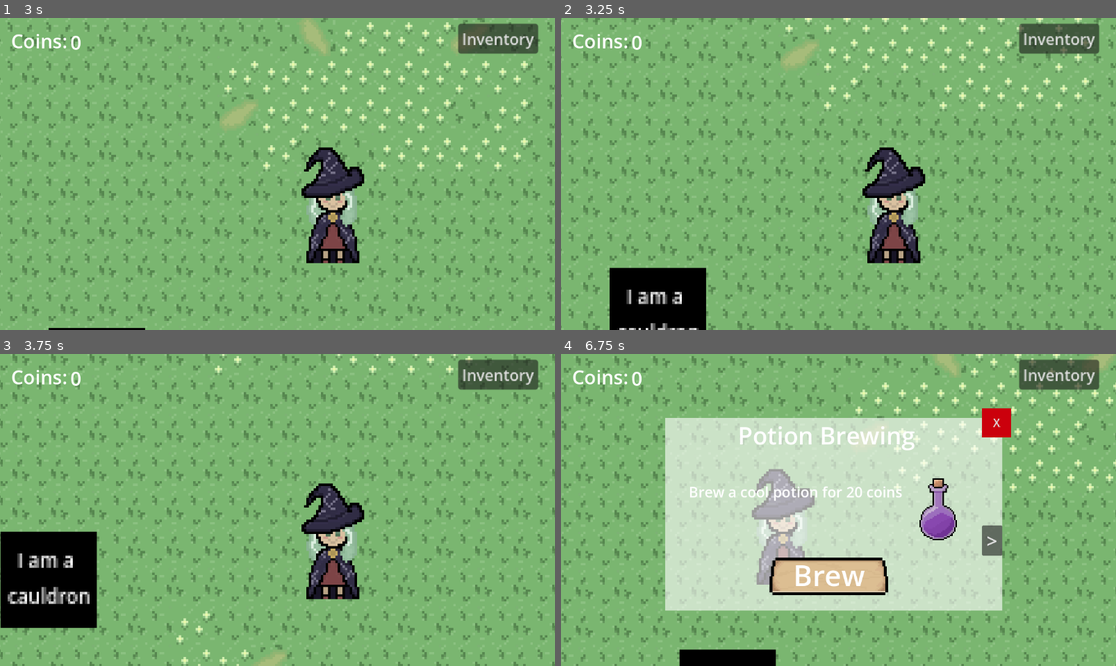
Above: before the commit, frames 1-4 (two rows, left to right).
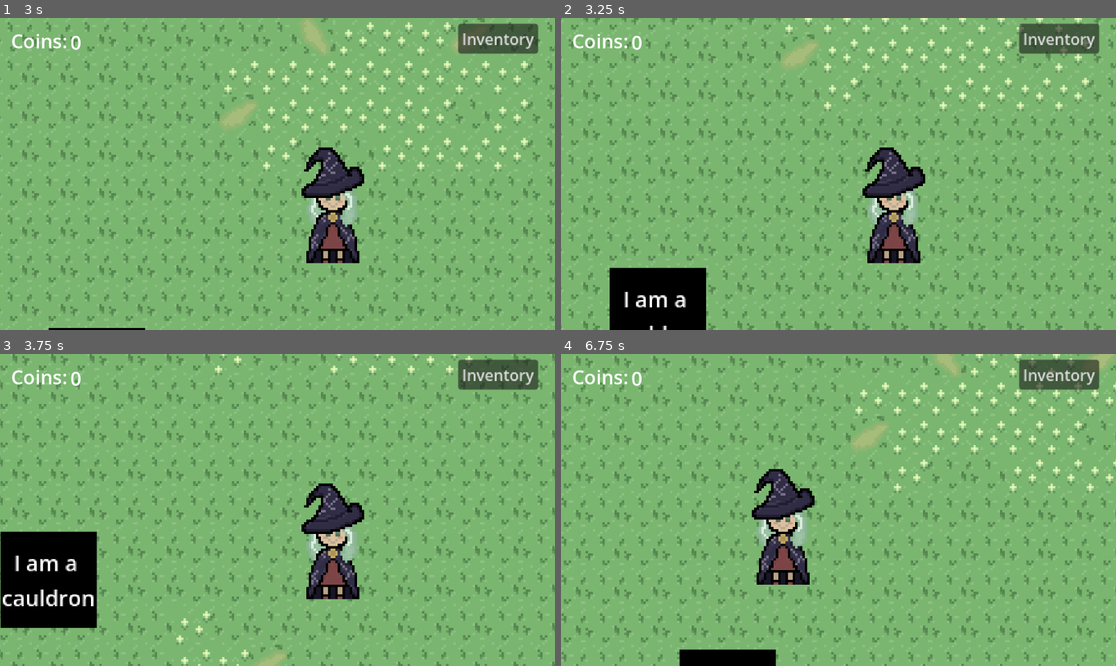
Above: after the commit, the same moments.

Repository: knguyen3-skl/github_tut
Game: Godot game, scene res://scenes/level.tscn
Same seed, same stepped clock (60 frames per second), same inputs: the game is played once before the commit and once after it.
Inputs:
- Up to frame 1 (3 s): click "Inventory" at 0.5 s; click "X" at 1.25 s; tap Enter at 2 s; hold Right (ui_right) 2.03-2.78 s; hold E 2.03-2.78 s; hold Down (ui_down) from 2.78 s (still down); tap E at 2.85 s
- Up to frame 2 (3.25 s): keep holding Down (ui_down)
- Up to frame 3 (3.75 s): release Down (ui_down) at 3.53 s; hold Right (ui_right) from 3.53 s (still down); hold E from 3.53 s (still down)
- Up to frame 4 (6.75 s): release Right (ui_right) at 4.28 s; release E at 4.28 s; hold Up (ui_up) 4.28-5.03 s; tap E at 4.35, 5.85 s; hold E 5.03-5.78 s; hold Left (ui_left) 5.03-6.53 s; hold Down (ui_down) from 6.53 s (still down); hold E from 6.53 s (still down)

Frame 1 is identical in both runs. In frame 2, 0.5% of the frame differs, in the area x 10-25%, y 87-100%; in frame 3, 1.0%; in frame 4, 38%, in the area x 18-82%, y 17-83%.

Commit message:
hides inventory/ brewing + bug

Diff:
--- a/witchery/scenes/cauldron.tscn
+++ b/witchery/scenes/cauldron.tscn
@@ -3,7 +3,7 @@
 [ext_resource type="Script" uid="uid://pl5kl0tg15k2" path="res://scripts/cauldron.gd" id="1_bi80w"]
 
 [sub_resource type="RectangleShape2D" id="RectangleShape2D_ke1ri"]
-size = Vector2(40, 40)
+size = Vector2(80, 80)
 
 [sub_resource type="RectangleShape2D" id="RectangleShape2D_bi80w"]
 size = Vector2(40, 40)
@@ -12,47 +12,47 @@
 script = ExtResource("1_bi80w")
 
 [node name="ColorRect" type="ColorRect" parent="." unique_id=1129233343]
-offset_right = 40.0
-offset_bottom = 40.0
+offset_right = 80.0
+offset_bottom = 80.0
 color = Color(0, 0, 0, 1)
 
 [node name="Label" type="Label" parent="." unique_id=1866307058]
 texture_filter = 1
-offset_left = 3.0
-offset_top = 6.0
-offset_right = 38.0
-offset_bottom = 33.0
-theme_override_font_sizes/font_size = 8
+offset_left = 1.0
+offset_top = 13.0
+offset_right = 79.0
+offset_bottom = 68.0
+theme_override_font_sizes/font_size = 18
 text = "I am a
 cauldron"
 horizontal_alignment = 1
 
 [node name="CollisionShape2D" type="CollisionShape2D" parent="." unique_id=71577491]
-position = Vector2(20, 20)
+position = Vector2(40, 40)
 shape = SubResource("RectangleShape2D_ke1ri")
 
 [node name="Area2D" type="Area2D" parent="." unique_id=386242607]
 
 [node name="CollisionShape2D" type="CollisionShape2D" parent="Area2D" unique_id=15018428]
-position = Vector2(20, 20)
-scale = Vector2(2.5, 2.5)
+position = Vector2(40, 40)
+scale = Vector2(3, 3)
 shape = SubResource("RectangleShape2D_bi80w")
 
 [node name="ColorRect2" type="ColorRect" parent="." unique_id=1277177500]
-offset_left = 12.0
-offset_top = 12.0
-offset_right = 52.0
-offset_bottom = 52.0
+offset_left = 24.000002
+offset_top = 24.000002
+offset_right = 104.0
+offset_bottom = 104.0
 scale = Vector2(0.4, 0.4)
 
 [node name="Label" type="Label" parent="ColorRect2" unique_id=1052755320]
 layout_mode = 0
-offset_left = 12.499998
+offset_left = 22.499996
 offset_top = -2.5
-offset_right = 29.499998
-offset_bottom = 39.5
+offset_right = 55.499996
+offset_bottom = 80.5
 theme_override_colors/font_color = Color(0, 0, 0, 1)
-theme_override_font_sizes/font_size = 30
+theme_override_font_sizes/font_size = 60
 text = "E"
 
 [connection signal="area_entered" from="Area2D" to="." method="_on_area_2d_entered"]
--- a/witchery/scenes/level.tscn
+++ b/witchery/scenes/level.tscn
@@ -60,13 +60,14 @@
 
 [node name="CanvasLayer" type="CanvasLayer" parent="." unique_id=2083746308]
 
-[node name="ColorRect2" parent="CanvasLayer" unique_id=1527701950 node_paths=PackedStringArray("player_cam") instance=ExtResource("7_klq6b")]
+[node name="ColorRect2" parent="CanvasLayer" unique_id=1527701950 node_paths=PackedStringArray("player_cam", "brewing_potion") instance=ExtResource("7_klq6b")]
 visible = false
 offset_left = 87.0
 offset_top = 112.0
 offset_right = 974.0
 offset_bottom = 605.0
 player_cam = NodePath("../../CharacterBody2D/Camera2D")
+brewing_potion = NodePath("../ColorRect")
 
 [node name="Label" type="Label" parent="CanvasLayer" unique_id=1217283519]
 offset_left = 23.0
@@ -84,12 +85,13 @@
 theme_override_font_sizes/font_size = 40
 text = "0"
 
-[node name="ColorRect" parent="CanvasLayer" unique_id=848347300 node_paths=PackedStringArray("money") instance=ExtResource("5_2r41h")]
+[node name="ColorRect" parent="CanvasLayer" unique_id=848347300 node_paths=PackedStringArray("inventory", "money") instance=ExtResource("5_2r41h")]
 visible = false
 offset_left = 216.0
 offset_top = 133.0
 offset_right = 916.0
 offset_bottom = 533.0
+inventory = NodePath("../ColorRect2")
 money = NodePath("../Label2")
 
 [node name="Button" type="Button" parent="CanvasLayer" unique_id=172158956]
@@ -100,9 +102,11 @@
 scale = Vector2(2, 2)
 text = "Inventory"
 
-[node name="Node2D" parent="." unique_id=1706893009 node_paths=PackedStringArray("brewing") instance=ExtResource("5_ppgk2")]
+[node name="Node2D" parent="." unique_id=1706893009 node_paths=PackedStringArray("brewing", "inventory") instance=ExtResource("5_ppgk2")]
 position = Vector2(-183, 337)
+scale = Vector2(0.5, 0.5)
 brewing = NodePath("../CanvasLayer/ColorRect")
+inventory = NodePath("../CanvasLayer/ColorRect2")
 
 [node name="CharacterBody2D4" parent="." unique_id=1096044319 node_paths=PackedStringArray("player") instance=ExtResource("2_w7c3h")]
 position = Vector2(92, 531)
--- a/witchery/scripts/Global.gd
+++ b/witchery/scripts/Global.gd
@@ -21,6 +21,8 @@
 var potion_brewing: bool = false
 var last_player_positon : Vector2
 
+var inventory_status: bool = false
+
 var inventory = {
 	"purple_potion": 0,
 	"blue_potion": 0,
--- a/witchery/scripts/cauldron.gd
+++ b/witchery/scripts/cauldron.gd
@@ -3,6 +3,7 @@
 var player_near: bool = false
 
 @export var brewing: ColorRect
+@export var inventory: ColorRect
 
 # Called when the node enters the scene tree for the first time.
 func _ready() -> void:
@@ -15,6 +16,8 @@
 		print("potion")
 		Global.potion_brewing = true
 		brewing.show()
+		inventory.hide()
+		Global.inventory_status = false
 		brewing.get_child(9).hide()
 		brewing.get_child(10).hide()
 		brewing.get_child(11).hide()
--- a/witchery/scripts/inventory.gd
+++ b/witchery/scripts/inventory.gd
@@ -2,6 +2,7 @@
 @export var purple_potion: Label
 @export var blue_potion: Label
 @export var player_cam: Camera2D
+@export var brewing_potion: ColorRect
 
 # Called when the node enters the scene tree for the first time.
 func _ready() -> void:
@@ -18,6 +19,9 @@
 
 func _on_inventory_pressed() -> void:
 	show()
+	Global.potion_brewing = false
+	brewing_potion.hide()
+	Global.inventory_status = true
 	player_cam.drag_horizontal_enabled = false
 	player_cam.drag_vertical_enabled = false
 
--- a/witchery/scripts/potion_brewing.gd
+++ b/witchery/scripts/potion_brewing.gd
@@ -1,5 +1,6 @@
 extends ColorRect
 
+@export var inventory: ColorRect
 @export var timer: Timer
 @export var money: Label
 @export var no_money: Label
@@ -36,6 +37,7 @@
 		timer.start()
 
 func _exit_brewing() -> void:
+	Global.potion_brewing = false
 	hide()
 
 
